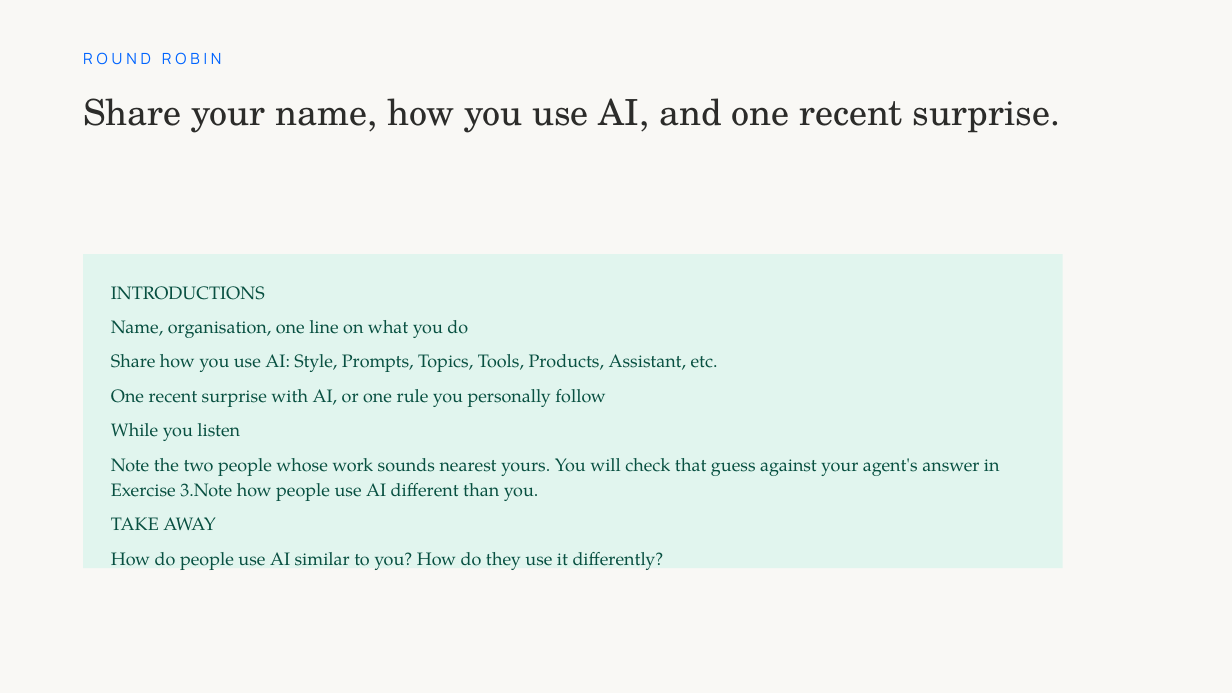
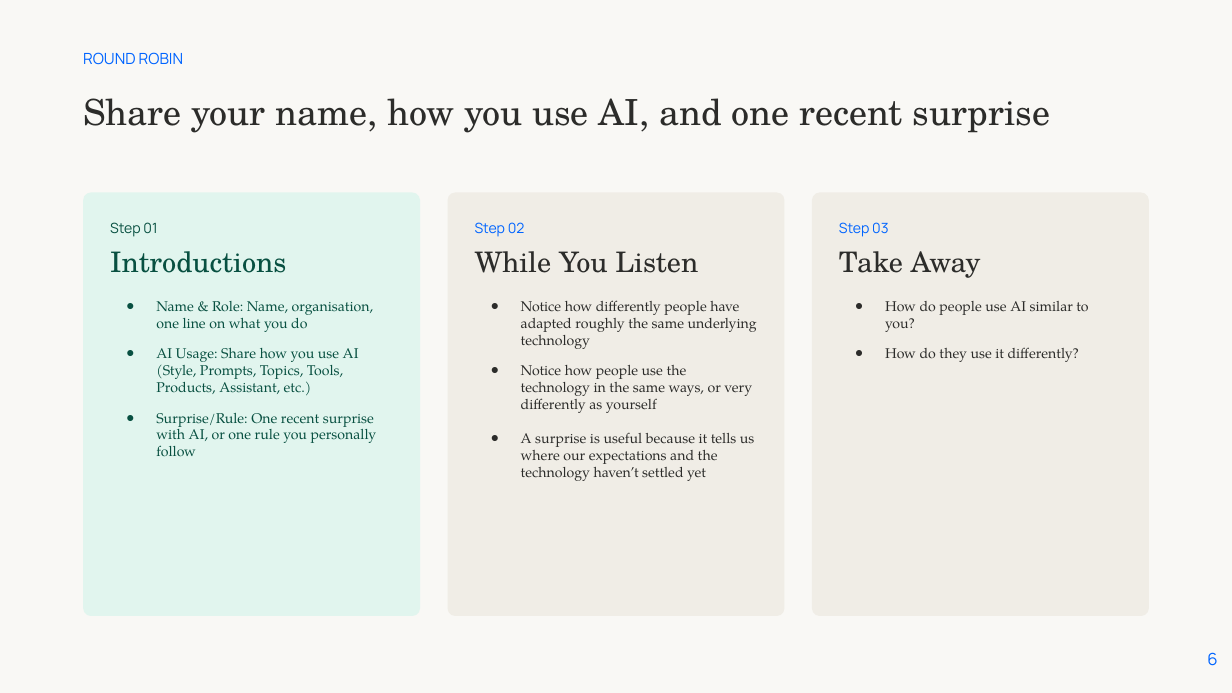
Before and after one commit to protocolvision/workshop-kitkraft, a slide deck: slide 6 of workshop-dev/slides/ai-kitcraft-slides-editable.pptx. Drawn at 1232x693 pixels with LibreOffice and Linux fonts; fonts in the diff are those of the drawing; background and template pictures are left out. Boxes give left, top, right and bottom in pixels: in the first picture for what was removed or moved away, otherwise in the second. Text is boxed around its words. In the diff, an @@ line names an element or a change of style, - is before the commit and + after.

```diff
--- a/workshop-dev/slides/ai-kitcraft-slides-editable.pptx
+++ b/workshop-dev/slides/ai-kitcraft-slides-editable.pptx
@@ text "ROUND ROBIN" at (x1=83, y1=52, x2=183, y2=65): letter spacing 3 to 0 pt; less space between paragraphs @@
@@ title at (x1=83, y1=98, x2=1050, y2=133): text changed @@
-Share your name, how you use AI, and one recent surprise.
+Share your name, how you use AI, and one recent surprise
@@ rounded rectangle added at (x1=83, y1=192, x2=421, y2=616), fill #E1F5EE @@
@@ rounded rectangle added at (x1=447, y1=192, x2=785, y2=616), fill #F0EDE6 @@
@@ rounded rectangle added at (x1=812, y1=192, x2=1150, y2=616), fill #F0EDE6 @@
@@ text added at (x1=110, y1=222, x2=377, y2=457), 11 pt, text #085041 @@
+Step 01
+Introductions
+● Name & Role: Name, organisation, one line on what you do
+● AI Usage: Share how you use AI (Style, Prompts, Topics, Tools, Products, Assistant, etc.)
+● Surprise/Rule: One recent surprise with AI, or one rule you personally follow
@@ text added at (x1=475, y1=222, x2=754, y2=481), 11 pt, text #2C2C2A @@
+Step 02
+While You Listen
+● Notice how differently people have adapted roughly the same underlying technology
+● Notice how people use the technology in the same ways, or very differently as yourself
+● A surprise is useful because it tells us where our expectations and the technology haven’t settled yet
@@ text added at (x1=839, y1=222, x2=1088, y2=362), 11 pt, text #2C2C2A @@
+Step 03
+Take Away
+● How do people use AI similar to you?
+● How do they use it differently?
@@ text removed at (x1=83, y1=254, x2=1063, y2=568) @@
-INTRODUCTIONS
-Name, organisation, one line on what you do
-Share how you use AI: Style, Prompts, Topics, Tools, Products, Assistant, etc.
-One recent surprise with AI, or one rule you personally follow
-While you listen
-Note the two people whose work sounds nearest yours. You will check that guess against your agent's answer in Exercise 3.Note how people use AI different than you.
-TAKE AWAY
-How do people use AI similar to you? How do they use it differently?
@@ page number added at (x1=1207, y1=652, x2=1217, y2=666), 13 pt, text #0064FF @@
+6
```
Also in this commit, not shown: 41 other slides changed, 14 slides added, 15 slides removed, 1 other file.
